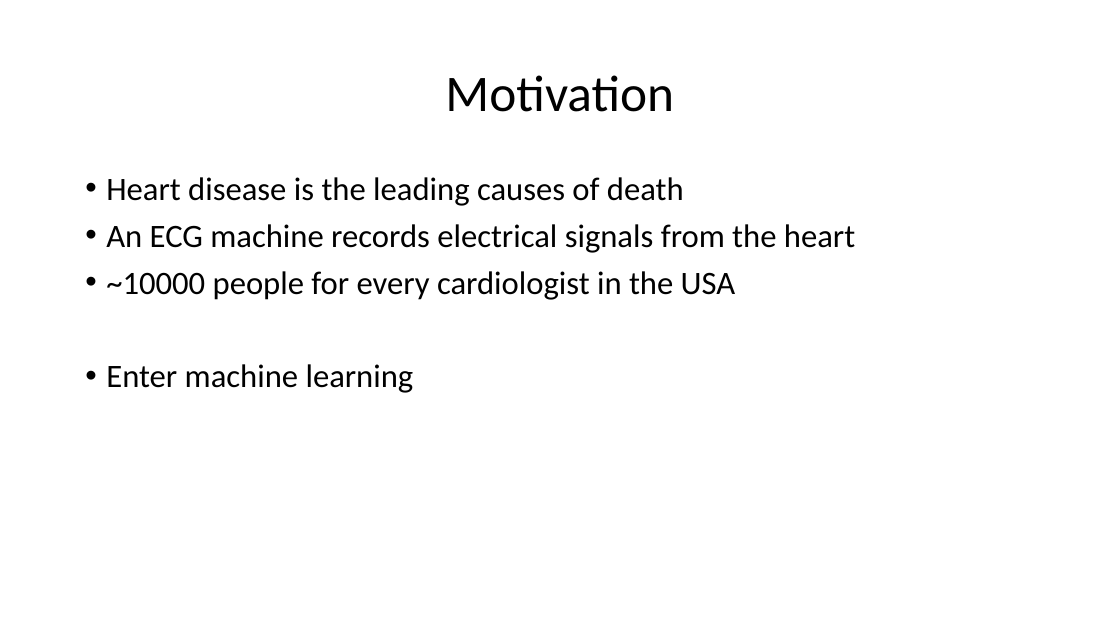
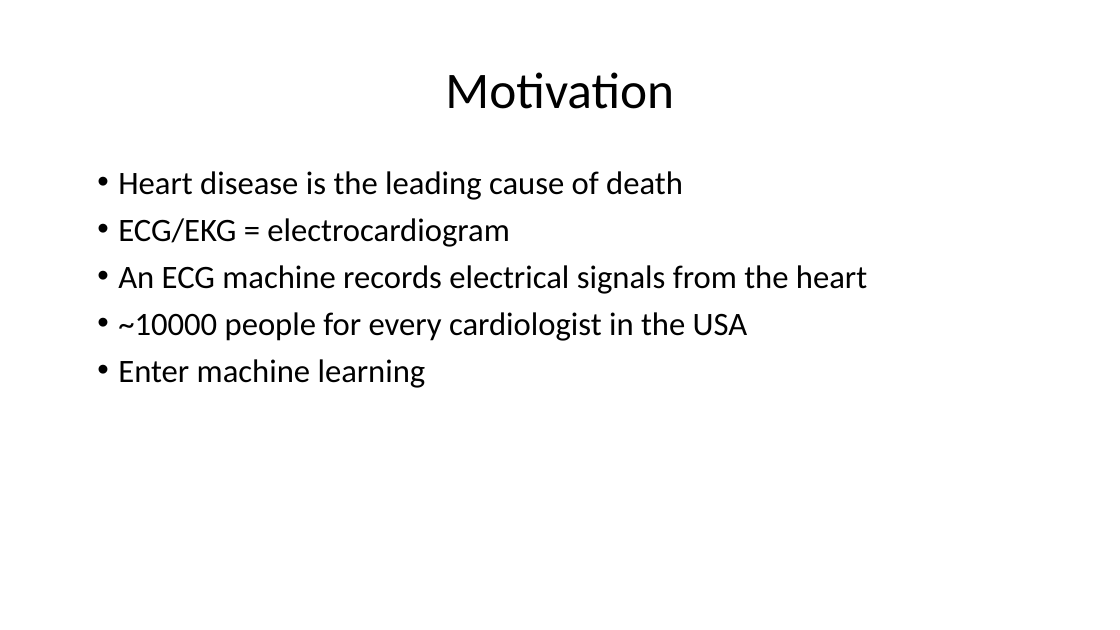
Before and after one commit to pierrecurie13/capstone, a slide deck: slide 2 of ECG.pptx. Drawn at 1120x630 pixels with LibreOffice and Linux fonts; fonts in the diff are those of the drawing; background and template pictures are left out. Boxes give left, top, right and bottom in pixels: in the first picture for what was removed or moved away, otherwise in the second. Text is boxed around its words. In the diff, an @@ line names an element or a change of style, - is before the commit and + after.

```diff
--- a/ECG.pptx
+++ b/ECG.pptx
@@ text "Heart disease is the leading ..." moved from (x1=106, y1=177, x2=855, y2=393) to (x1=118, y1=171, x2=867, y2=388) @@
@@ text at (x1=118, y1=171, x2=683, y2=247): text changed @@
-• Heart disease is the leading causes of death
+• Heart disease is the leading cause of death
+• ECG/EKG = electrocardiogram
```
Also in this commit, not shown: 6 other slides changed, 1 slide added, 1 other file.
